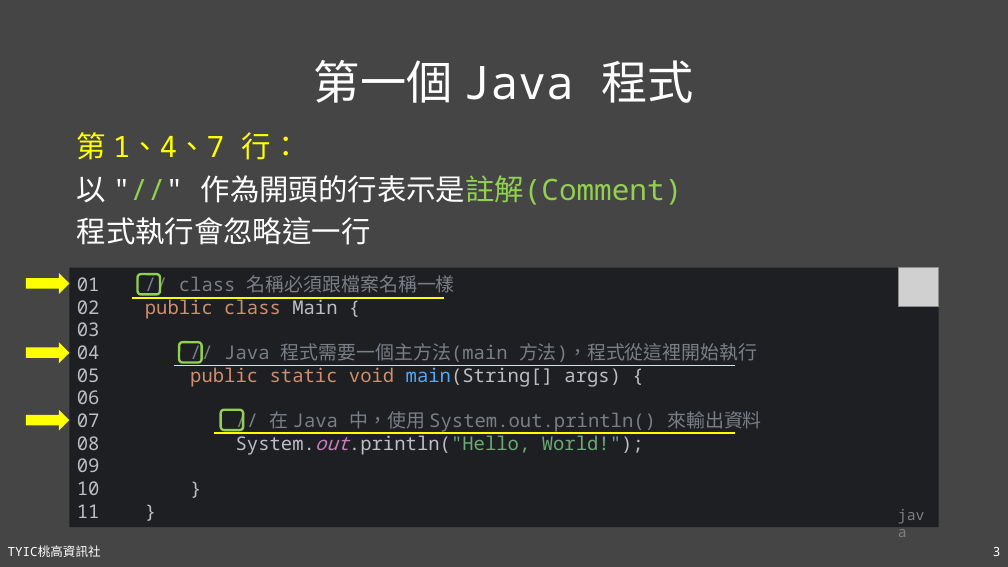
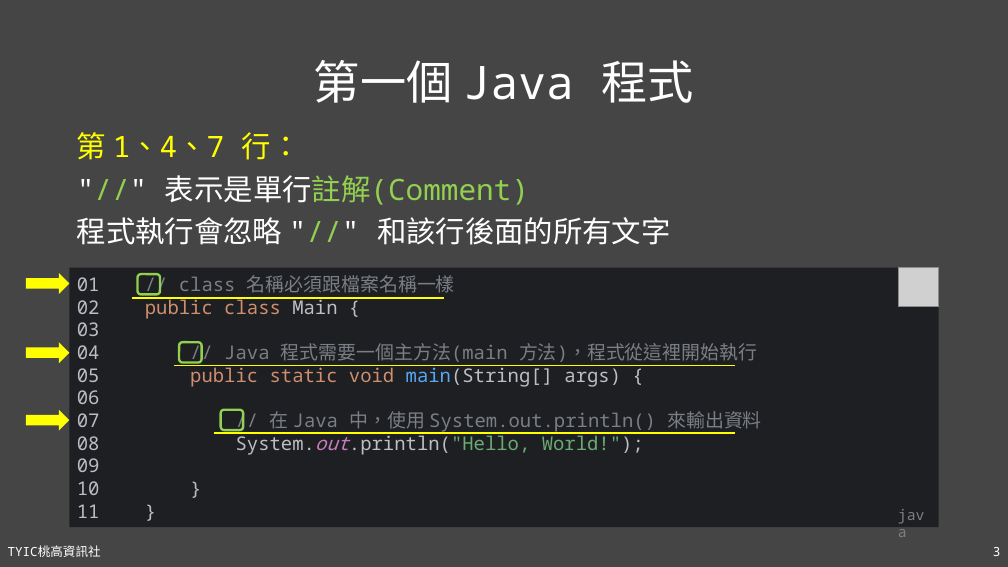
Before and after one commit to TYSHIC/slides, a slide deck: slide 3 of powerpoint/04_初探Java.pptx. Drawn at 1008x567 pixels with LibreOffice and Linux fonts; fonts in the diff are those of the drawing; grey boxes stand for pictures. Boxes give left, top, right and bottom in pixels: in the first picture for what was removed or moved away, otherwise in the second. Text is boxed around its words. In the diff, an @@ line names an element or a change of style, - is before the commit and + after.

```diff
--- a/powerpoint/04_初探Java.pptx
+++ b/powerpoint/04_初探Java.pptx
@@ text at <box>77,175,671,245</box>: text changed @@
-以 "//" 作為開頭的行表示是註解(Comment)
-程式執行會忽略這一行
+"//" 表示是單行註解(Comment)
+程式執行會忽略 "//" 和該行後面的所有文字
```
Also in this commit, not shown: 10 other slides changed, 14 slides added, 5 other files.
